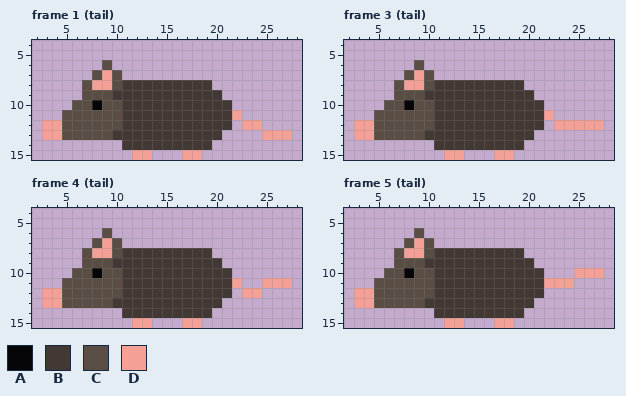
Two states of a pixel-art file, assets/Textures/sprites/rat.ase. The picture above is the old version.
32x16 pixels, 19 frames. Shown: frame 1 (tail): x 2..28, y 4..15; frame 3 (tail): x 2..28, y 4..15; frame 4 (tail): x 2..28, y 4..15; frame 5 (tail): x 2..28, y 4..15. The commit also changed other frames, which this record leaves out.
Palette (. is transparent): A #060608  B #423934  C #5a4e44  D #f5a097
Once edited:
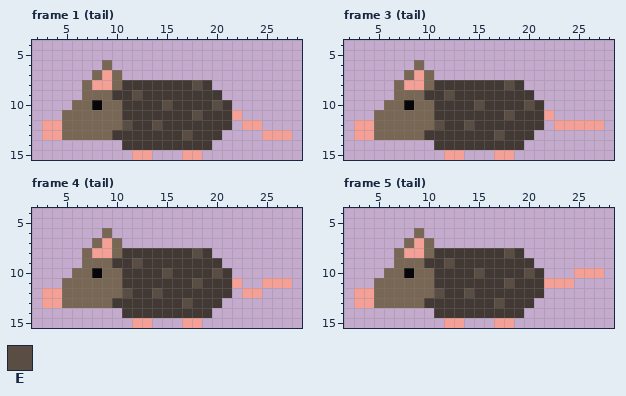
Colours new in this view: E #5a4e44
The edit:
colour C: #5a4e44 -> #796755
Frame 1 (tail), layer "Layer 1":
y 8: x 18 B -> E
y 9: x 12 B -> E
y 10: x 15 B -> E; x 20 B -> E
y 11: x 18 B -> E
y 12: x 11 B -> E; x 14 B -> E
y 13: x 17 B -> E
Frame 3 (tail), layer "Layer 1": the same change as frame 1 (tail)
Frame 4 (tail), layer "Layer 1": the same change as frame 1 (tail)
Frame 5 (tail), layer "Layer 1": the same change as frame 1 (tail)
Boxes around the changes in both pictures, in picture pixels (x1, y1, x2, y2):
changed: (62, 60, 222, 140)
changed: (374, 60, 534, 140)
changed: (62, 228, 222, 308)
changed: (374, 228, 534, 308)
